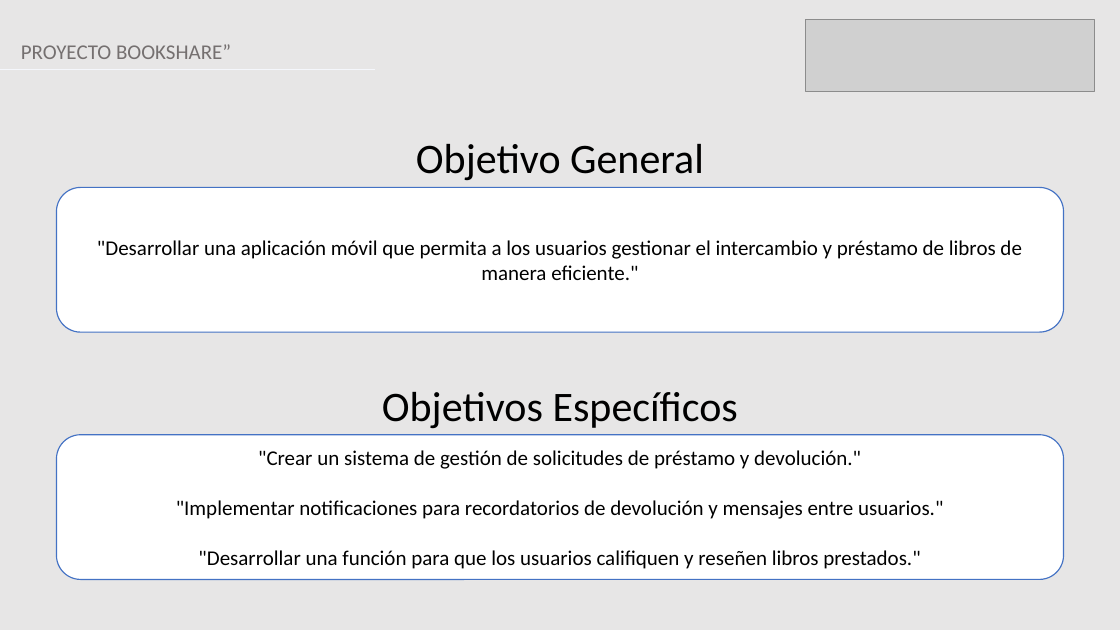
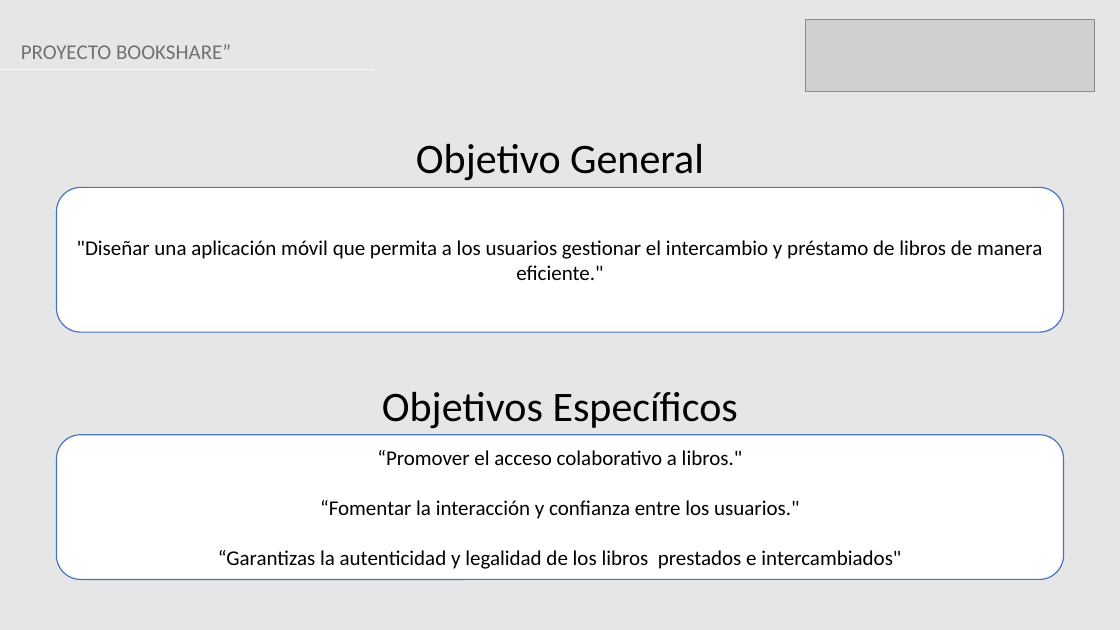
Before and after one commit to Zer0sBl4ck/capstone2024-2, a slide deck: slide 4 of Fase 2/Evidencias Proyecto/Presentación Proyecto.pptx. Drawn at 1120x630 pixels with LibreOffice and Linux fonts; fonts in the diff are those of the drawing; grey boxes stand for pictures. Boxes give left, top, right and bottom in pixels: in the first picture for what was removed or moved away, otherwise in the second. Text is boxed around its words. In the diff, an @@ line names an element or a change of style, - is before the commit and + after.

Commit message:
ajustes de front y dimensiones de libros

```diff
--- a/Fase 2/Evidencias Proyecto/Presentación Proyecto.pptx
+++ b/Fase 2/Evidencias Proyecto/Presentación Proyecto.pptx
@@ text in rounded rectangle at (77, 240, 1042, 280): text changed @@
-"Desarrollar una aplicación móvil que permita a los usuarios gestionar el intercambio y préstamo de libros de manera eficiente."
+"Diseñar una aplicación móvil que permita a los usuarios gestionar el intercambio y préstamo de libros de manera eficiente."
@@ text in rounded rectangle at (218, 450, 901, 569): text changed @@
-"Crear un sistema de gestión de solicitudes de préstamo y devolución."
-"Implementar notificaciones para recordatorios de devolución y mensajes entre usuarios."
-"Desarrollar una función para que los usuarios califiquen y reseñen libros prestados."
+“Promover el acceso colaborativo a libros."
+“Fomentar la interacción y confianza entre los usuarios."
+“Garantizas la autenticidad y legalidad de los libros prestados e intercambiados"
```
Also in this commit, not shown: 4 other slides changed, 1 slide added, 1 slide removed, 27 other files.
